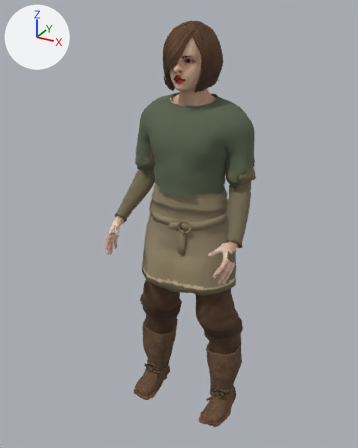
What one commit did to the glTF model apps/client/src/props/art-study/source-people/ada-work-vest.glb.
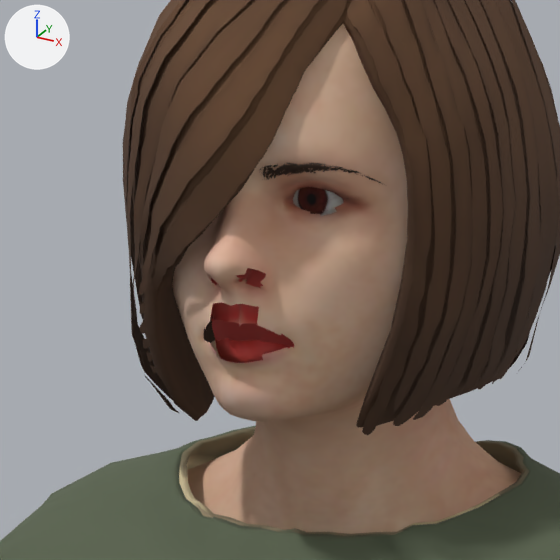
Old and new are each drawn whole from a 50 mm camera at (0.965, -1.796, 1.902) aimed at (-0.032, 0.017, 0.995) and again close up on the part from 41% to 62% of the width and 8% to 25% of the height. Every picture has the same lights, and +X, +Y and +Z are marked at upper left. The older version's two pictures come first. Where no turn or scale is listed for an object, it has been applied to the vertices. Vertices at exactly the same position are counted once.

In view in the first close-up: 'ada-work-vest runtime mesh'.
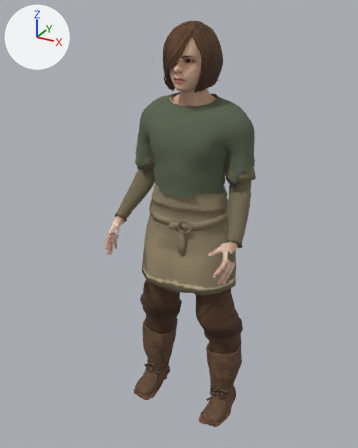
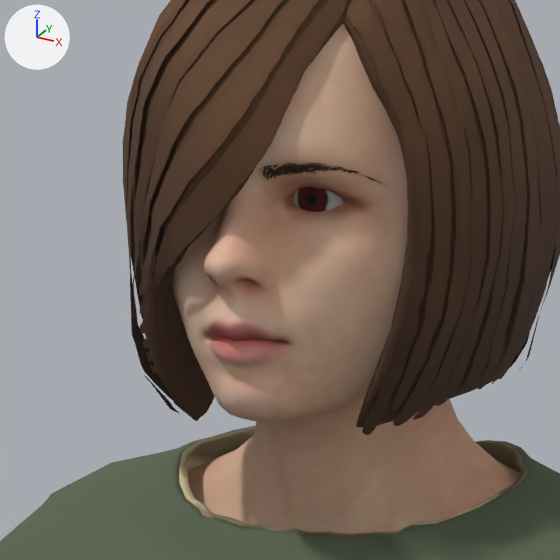
What differs and where, as boxes (x1, y1, x2, y2) in the close-ups (560 x 560 px):
part 1 of me_base_002, built on
    before: (194, 214, 320, 369)
    after: (194, 191, 338, 369)

What changed in the scene script:
```text
Change me_base_002:
    used by ob_ada_work_vest_runtime_mesh; location = (-0.0003, 0.1118, 0.0148)
    remove me_base_002.from_pydata(...)  # 18189 vertices, 34598 faces; spans x -0.31..0.32, y -0.35..0.12, z -0.01..1.84
    add me_base_002.from_pydata(...)  # 18535 vertices, 35452 faces; spans x -0.31..0.32, y -0.35..0.12, z -0.01..1.84
    me_base_002 part 1: 46 vertices moved within x -0.08..0.04, y -0.18..-0.05, z 1.61..1.7; 346 vertices added at x -0.04..0.04, y -0.17..-0.14, z 1.61..1.69
    other edits to the shape of me_base_002 do not show in these pictures
```
